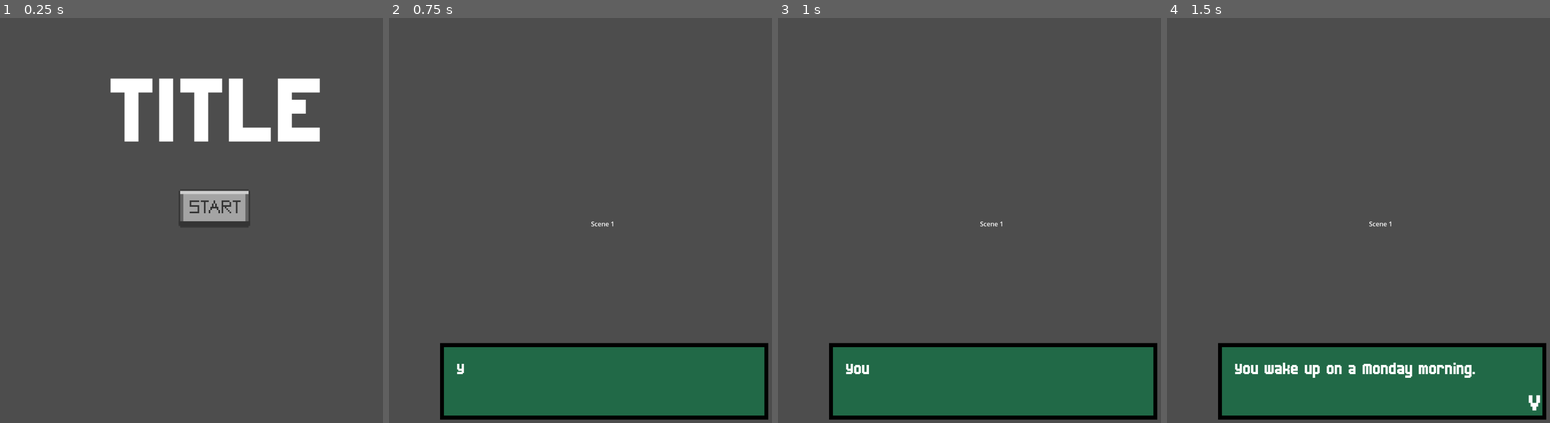
Above: before the commit, frames 1-4 (left to right).
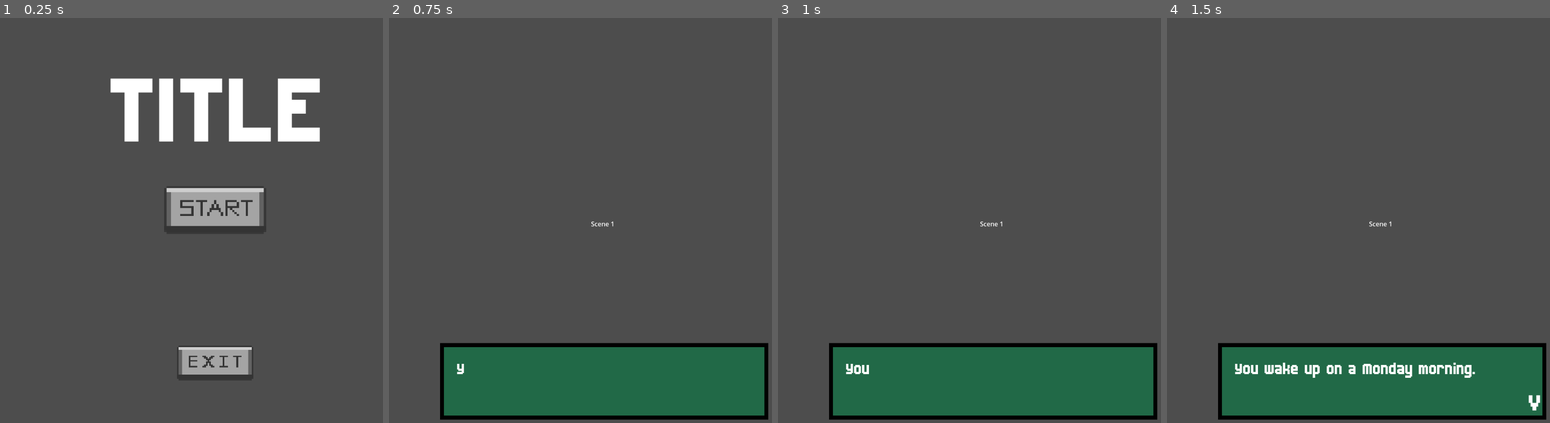
Above: after the commit, the same moments.

Repository: JacobL04/cyberworks
Game: Godot game, scene res://scenes/main.tscn
Two runs of this game, one before a commit and one after it. Both use one fixed random seed, a clock stepped at 60 frames per second and the inputs below.
Inputs (mouse positions are in pixels of both pictures, inside the frame that each line leads up to):
- Up to frame 1 (0.25 s): no input
- Up to frame 2 (0.75 s): click (603, 208) at 0.5 s
- Up to frame 3 (1 s): no input
- Up to frame 4 (1.5 s): tap Enter (ui_accept) at 1.25 s

The runs differ from the first frame. In frame 1, 3.0% of the frame differs, in the area x 42-70%, y 41-90%; in frame 2, nothing differs; in frame 3, nothing differs; in frame 4, nothing differs.

Commit message:
add: button texture main menu

Diff:
--- a/cyber-works/scenes/start.tscn
+++ b/cyber-works/scenes/start.tscn
@@ -1,9 +1,11 @@
-[gd_scene load_steps=5 format=3 uid="uid://binsjuq5kre2x"]
+[gd_scene load_steps=7 format=3 uid="uid://binsjuq5kre2x"]
 
 [ext_resource type="Script" uid="uid://dikpn2mcn4t31" path="res://scripts/start.gd" id="1_u80x2"]
 [ext_resource type="FontFile" uid="uid://cl8ntpdrpicmf" path="res://assets/Born2bSportyV2.ttf" id="2_bodal"]
 [ext_resource type="Texture2D" uid="uid://b7ao13g6xpiu6" path="res://assets/startBut.png" id="3_bodal"]
 [ext_resource type="Texture2D" uid="uid://up5h4u65wvs3" path="res://assets/startButClicked.png" id="4_kdmts"]
+[ext_resource type="Texture2D" uid="uid://dynidctfqr415" path="res://assets/exitBut.png" id="5_y16t7"]
+[ext_resource type="Texture2D" uid="uid://okmfy0uyd3bg" path="res://assets/exitButClicked.png" id="6_4ge6i"]
 
 [node name="start" type="Node2D"]
 script = ExtResource("1_u80x2")
@@ -26,7 +28,7 @@
 texture_normal = ExtResource("3_bodal")
 texture_pressed = ExtResource("4_kdmts")
 ignore_texture_size = true
-stretch_mode = 6
+stretch_mode = 0
 
 [node name="SettingsBut" type="TextureButton" parent="."]
 offset_left = 412.0
@@ -39,6 +41,9 @@
 offset_top = 822.0
 offset_right = 636.0
 offset_bottom = 910.0
+texture_normal = ExtResource("5_y16t7")
+texture_pressed = ExtResource("6_4ge6i")
+stretch_mode = 0
 
 [connection signal="button_up" from="StartBut" to="." method="_on_start_but_button_up"]
 [connection signal="pressed" from="StartBut" to="." method="_on_start_but_pressed"]
Binary file added: cyber-works/assets/exitBut.png
Not shown, added: cyber-works/assets/exitBut.png.import
Binary file added: cyber-works/assets/exitButClicked.png
Not shown, added: cyber-works/assets/exitButClicked.png.import
Binary file changed: cyber-works/assets/startBut.png
Binary file changed: cyber-works/assets/startButClicked.png
